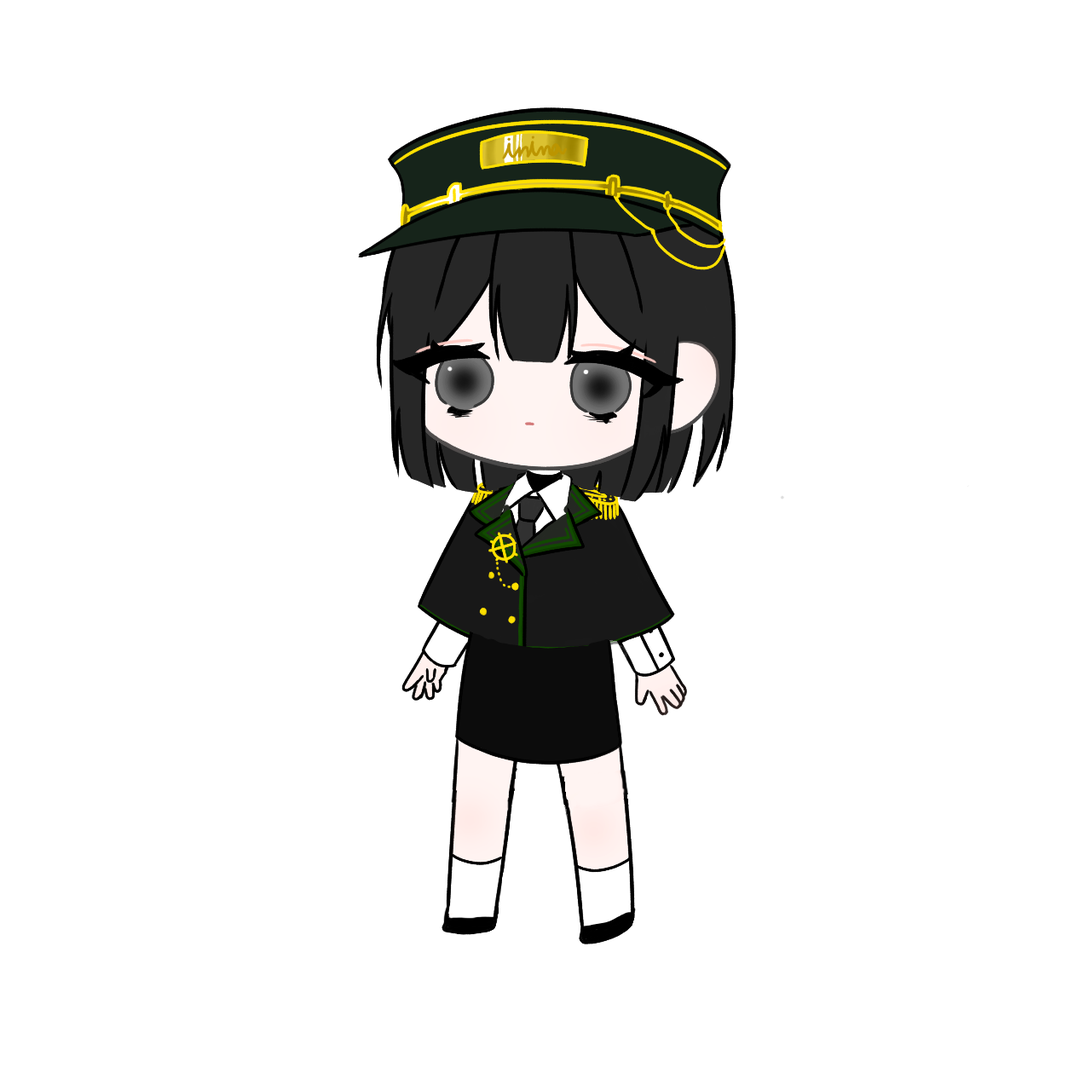
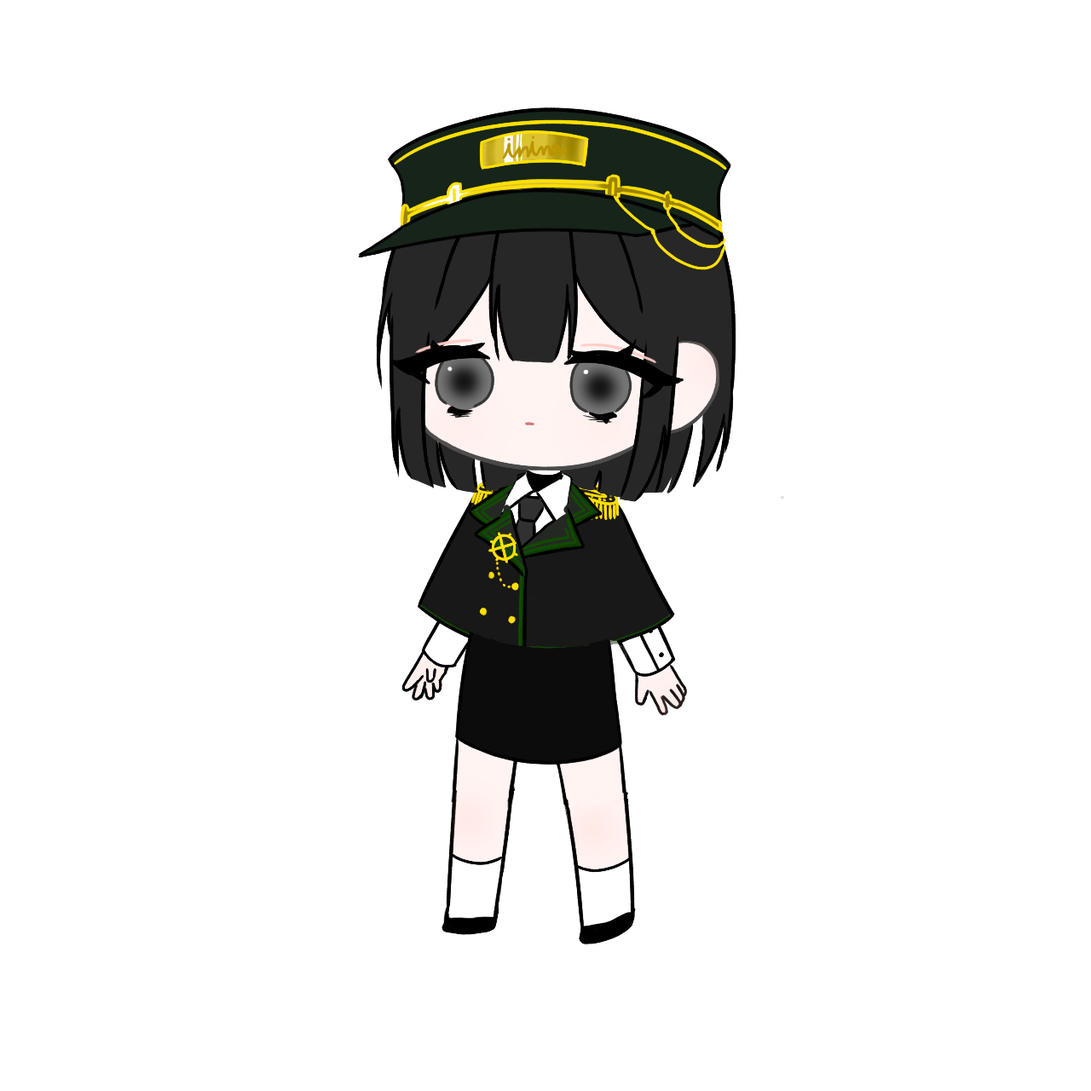
Layers edited between the first and the second 1091x1091 image:
painted on "무릎R" over left=560, top=766, right=629, bottom=796
painted on "무릎L" over left=456, top=763, right=518, bottom=788
